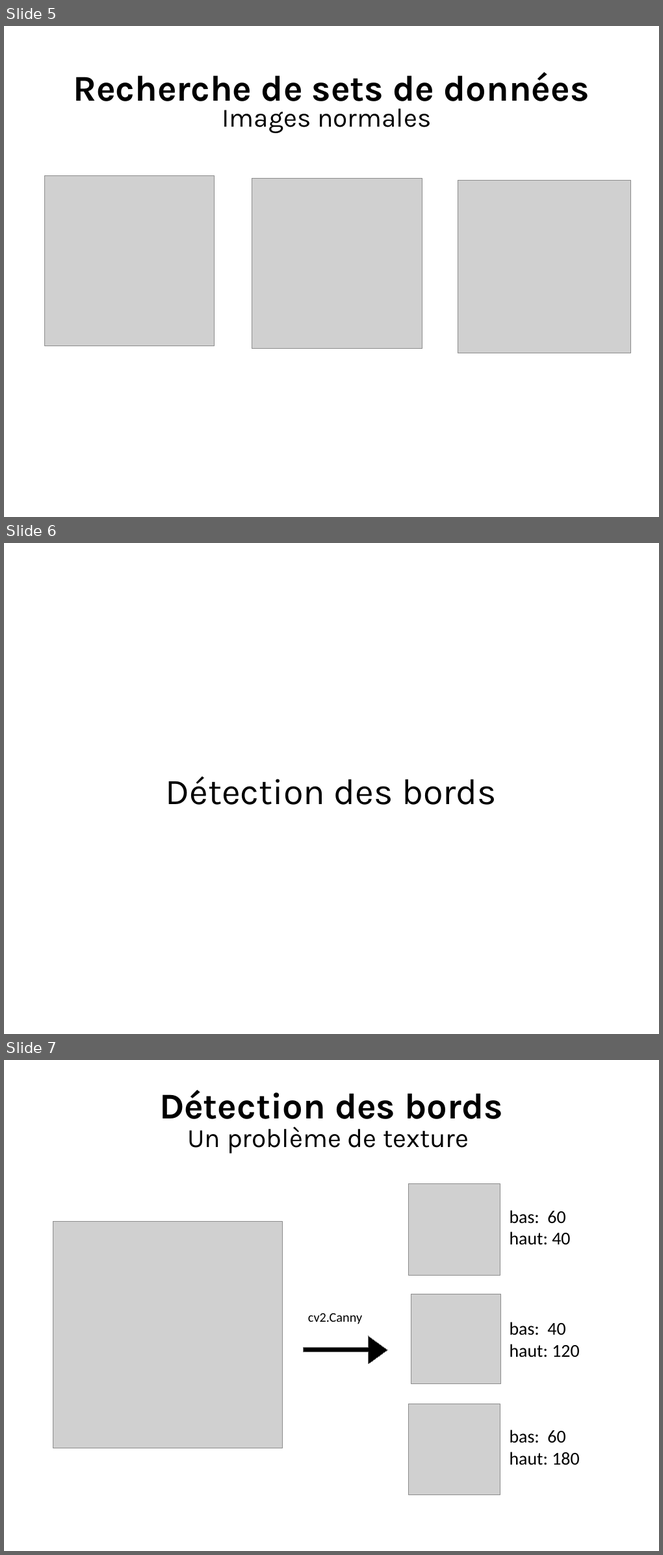
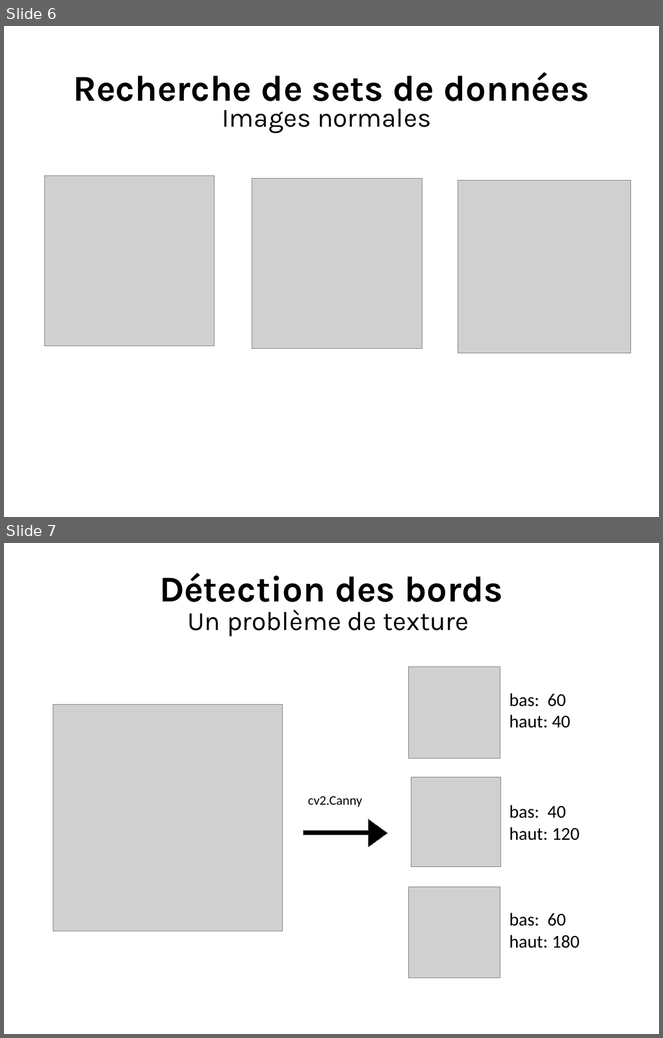
Before and after one commit to ewen-lbh/bone-fracture-detection, a slide deck: slides/mpsi/slides.odp. Shown one above the other, each under a label of ours: slides 5, 6 and 7 before the commit, slides 6 and 7 after it. The pictures are 663x1555 and 663x1038 pixels, drawn with LibreOffice and Linux fonts; fonts in the diff are those of the drawing; grey boxes stand for pictures; background and template pictures are left out. Boxes give left, top, right and bottom in pixels: in the first picture for what was removed or moved away, otherwise in the second. Text is boxed around its words. In the diff, an @@ line names an element or a change of style, - is before the commit and + after.

```diff
--- a/slides/mpsi/slides.odp
+++ b/slides/mpsi/slides.odp
@@ slide 6 removed at bbox=[4, 543, 659, 1034], background #FFFFFF @@
@@ title removed at bbox=[166, 776, 497, 805] @@
-Détection des bords
@@ what was slide 5 is now slide 6 @@
```
Also in this commit, not shown: 1 slide added, 4 other slides removed.
